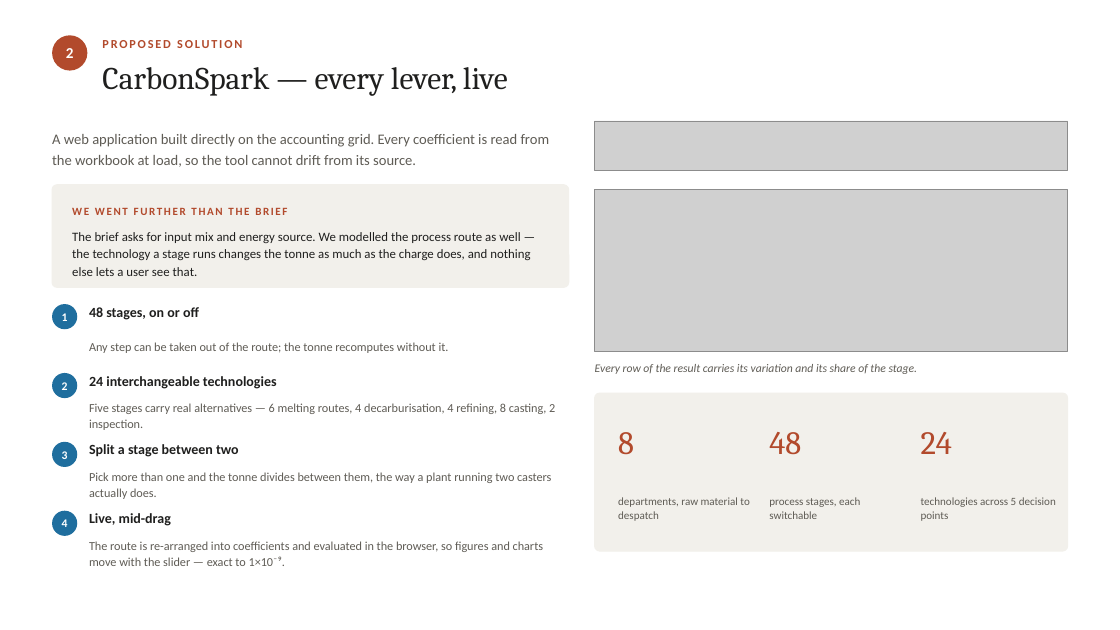
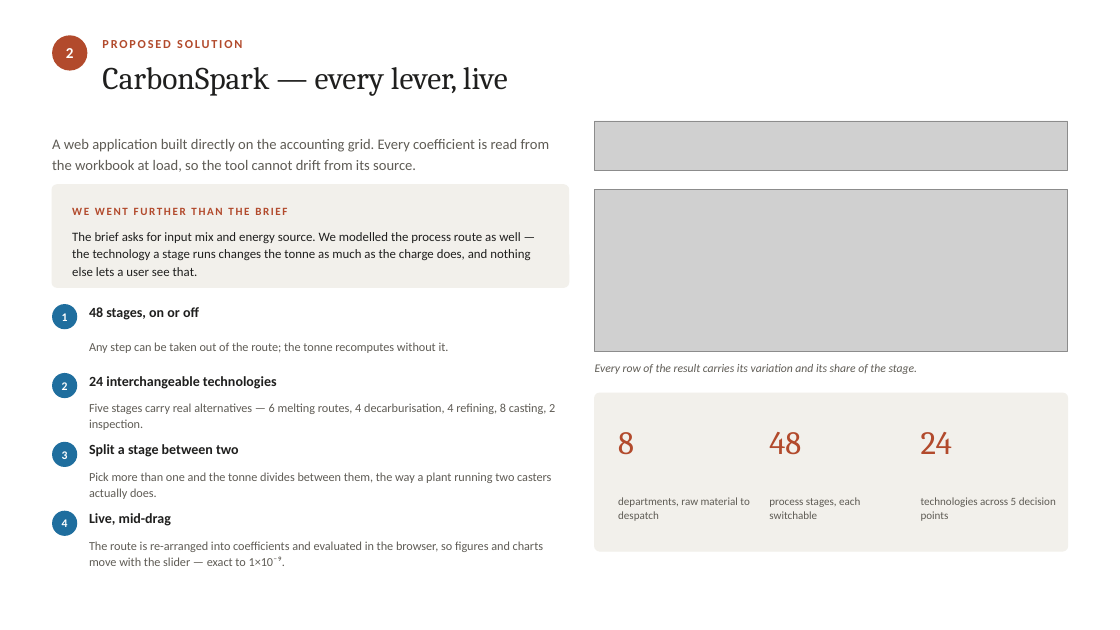
Before and after one commit to ZarciusOnDeath/CarbonSpark, a slide deck: slide 3 of CarbonSpark_PS3.pptx. Drawn at 1120x630 pixels with LibreOffice and Linux fonts; fonts in the diff are those of the drawing; grey boxes stand for pictures. Boxes give left, top, right and bottom in pixels: in the first picture for what was removed or moved away, otherwise in the second. Text is boxed around its words. In the diff, an @@ line names an element or a change of style, - is before the commit and + after.

```diff
--- a/CarbonSpark_PS3.pptx
+++ b/CarbonSpark_PS3.pptx
@@ text "A web application built directly ...": place and size @@
-text "A web application built directly ..." at box(52, 134, 550, 167)
+text "A web application built directly ..." at box(52, 139, 550, 172)
```
Also in this commit, not shown: 3 other slides changed, 1 other file.
